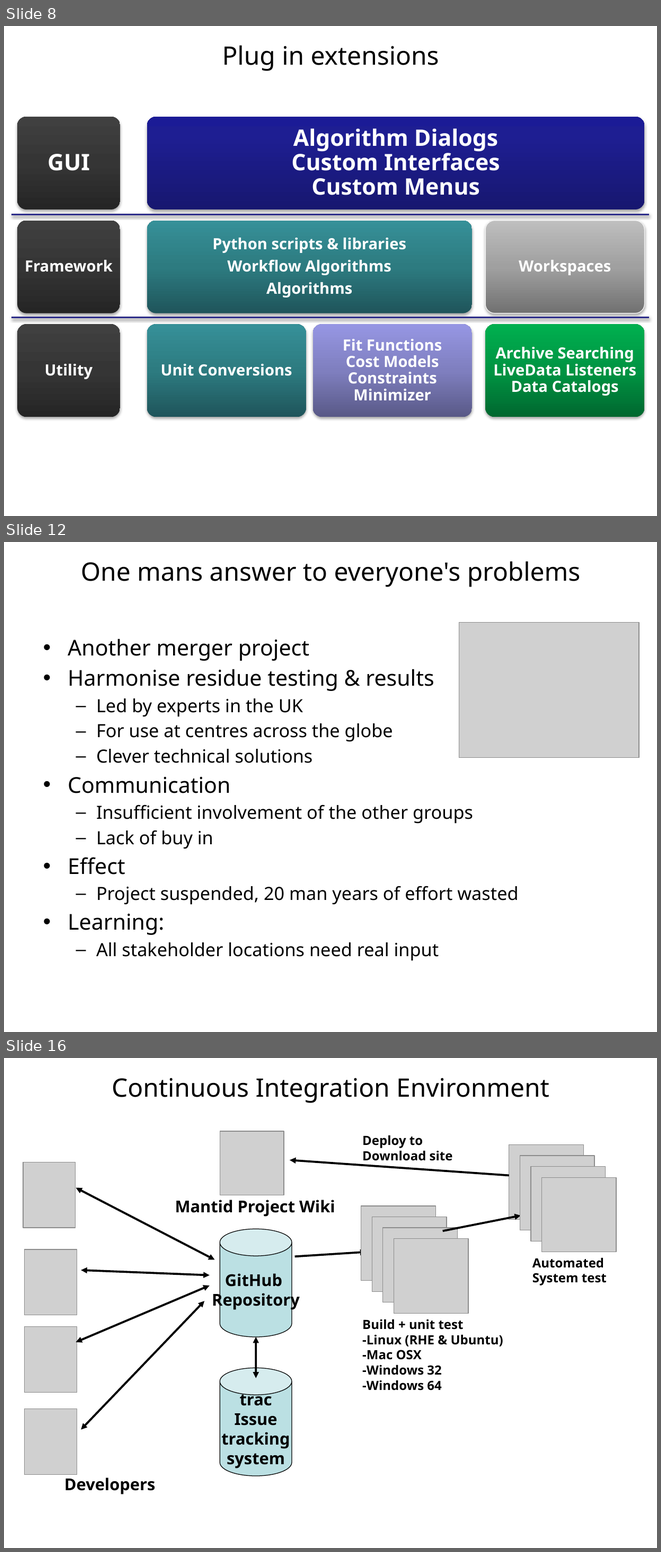
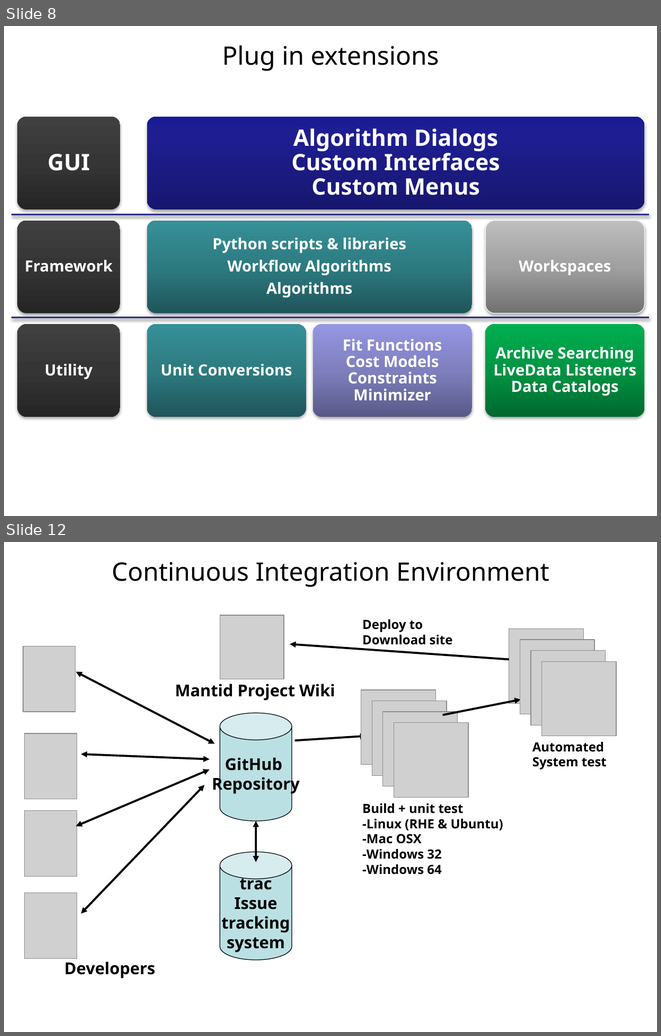
Before and after one commit to mantidproject/documents, a slide deck: Presentations/NOBUGS 2012/Talks/The Mantid Model/The Mantid Model 2012.pptx. Shown one above the other, each under a label of ours: slides 8, 12 and 16 before the commit, slides 8 and 12 after it; the slides between them are not shown. The pictures are 661x1552 and 661x1036 pixels, drawn with LibreOffice and Linux fonts; fonts in the diff are those of the drawing; grey boxes stand for pictures; background and template pictures are left out. Boxes give left, top, right and bottom in pixels: in the first picture for what was removed or moved away, otherwise in the second. Text is boxed around its words. In the diff, an @@ line names an element or a change of style, - is before the commit and + after.

```diff
--- a/Presentations/NOBUGS 2012/Talks/The Mantid Model/The Mantid Model 2012.pptx
+++ b/Presentations/NOBUGS 2012/Talks/The Mantid Model/The Mantid Model 2012.pptx
@@ slide 12 removed at [4,542,657,1032], background #FFFFFF @@
@@ title removed at [81,561,581,587] @@
-One mans answer to everyone's problems
@@ picture removed at [459,623,639,758] @@
@@ text removed at [68,638,518,961] @@
-• Another merger project
-• Harmonise residue testing & results
-  – Led by experts in the UK
-  – For use at centres across the globe
-  – Clever technical solutions
-• Communication
-  – Insufficient involvement of the other groups
-  – Lack of buy in
-• Effect
-  – Project suspended, 20 man years of effort wasted
-• Learning:
-  – All stakeholder locations need real input
@@ what was slide 16 is now slide 12 @@
```
Also in this commit, not shown: 6 slides changed, 4 slides added, 6 other slides removed.
